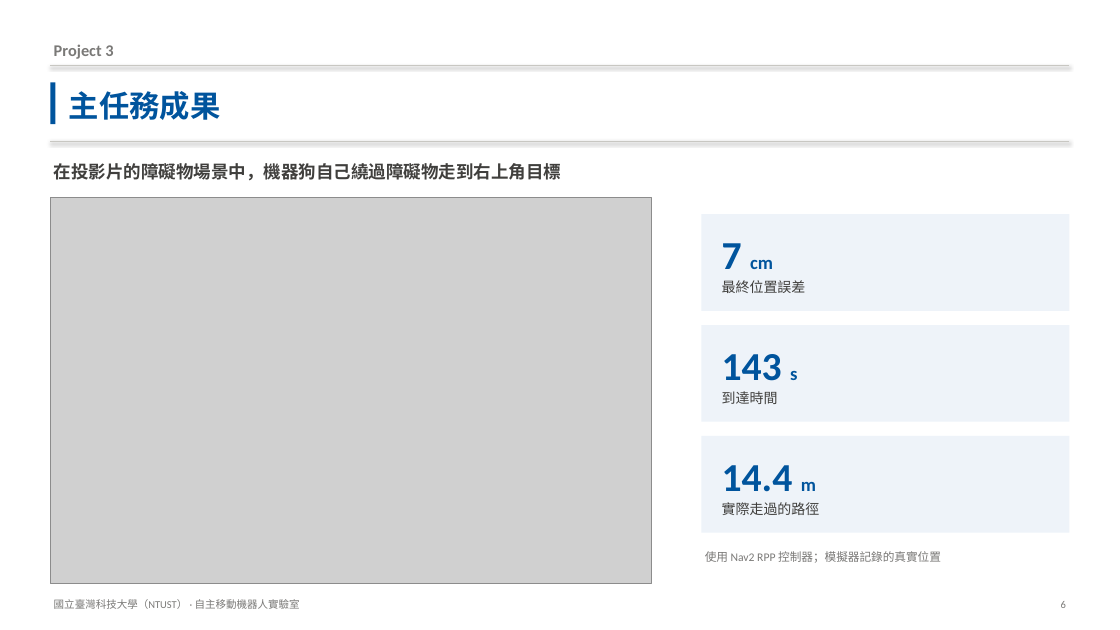
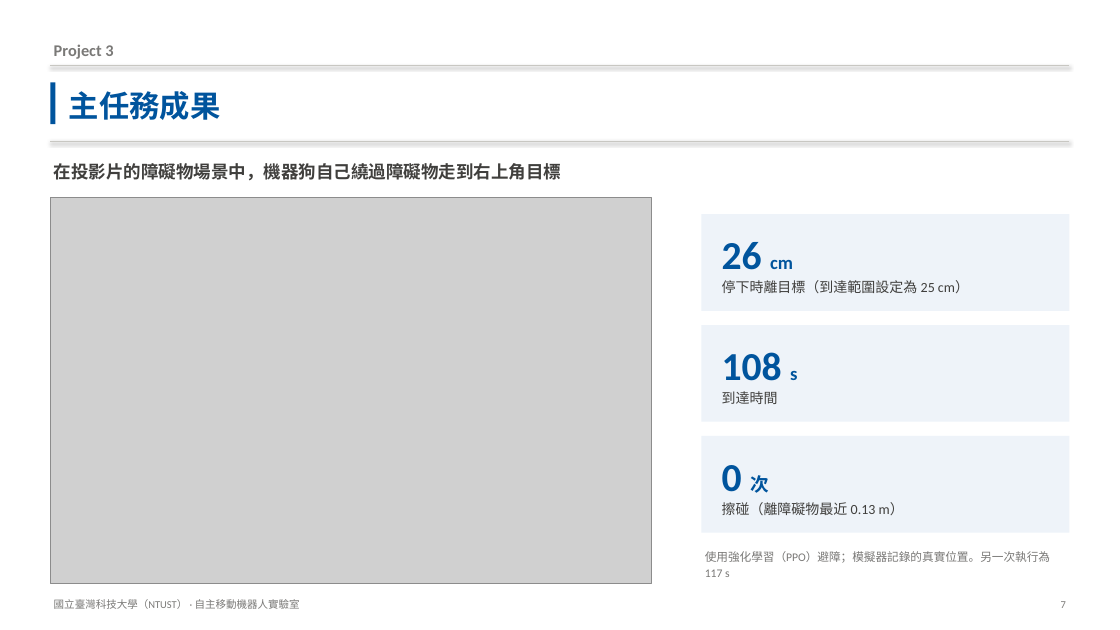
Before and after one commit to Anny1007/dogzilla-s1-sim, a slide deck: slide 7 of docs/DOGZILLA_專案簡報.pptx (slide 6 before the commit). Drawn at 1120x630 pixels with LibreOffice and Linux fonts; fonts in the diff are those of the drawing; grey boxes stand for pictures. Boxes give left, top, right and bottom in pixels: in the first picture for what was removed or moved away, otherwise in the second. Text is boxed around its words. In the diff, an @@ line names an element or a change of style, - is before the commit and + after.

```diff
--- a/docs/DOGZILLA_專案簡報.pptx
+++ b/docs/DOGZILLA_專案簡報.pptx
@@ text at bbox=[722, 242, 793, 270]: text changed; size 16 to 34 pt @@
-7 cm
+26 cm
@@ text at bbox=[722, 280, 969, 293]: text changed @@
-最終位置誤差
+停下時離目標（到達範圍設定為 25 cm）
@@ text at bbox=[722, 352, 797, 381]: text changed @@
-143 s
+108 s
@@ text at bbox=[722, 465, 769, 493]: text changed @@
-14.4 m
+0 次
@@ text at bbox=[722, 502, 904, 515]: text changed @@
-實際走過的路徑
+擦碰（離障礙物最近 0.13 m）
@@ text at bbox=[705, 551, 1050, 577]: text changed @@
-使用 Nav2 RPP 控制器；模擬器記錄的真實位置
+使用強化學習（PPO）避障；模擬器記錄的真實位置。另一次執行為 117 s
@@ text at bbox=[1061, 601, 1066, 608]: text changed @@
-6
+7
```
Also in this commit, not shown: 7 other slides changed, 1 slide added, 12 other files.
